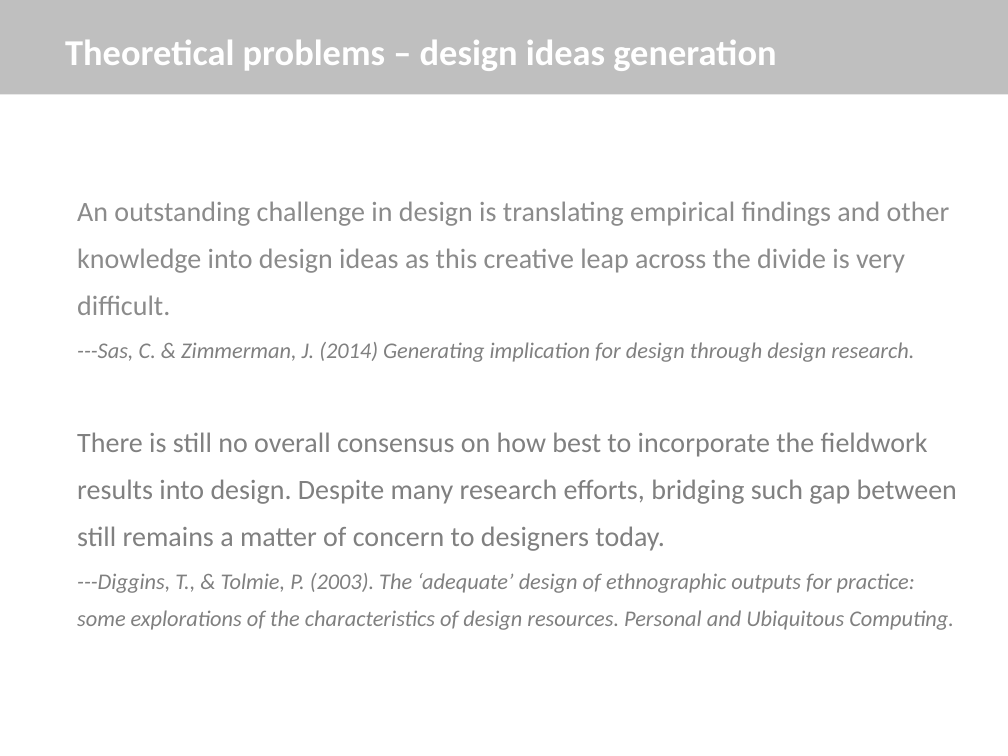
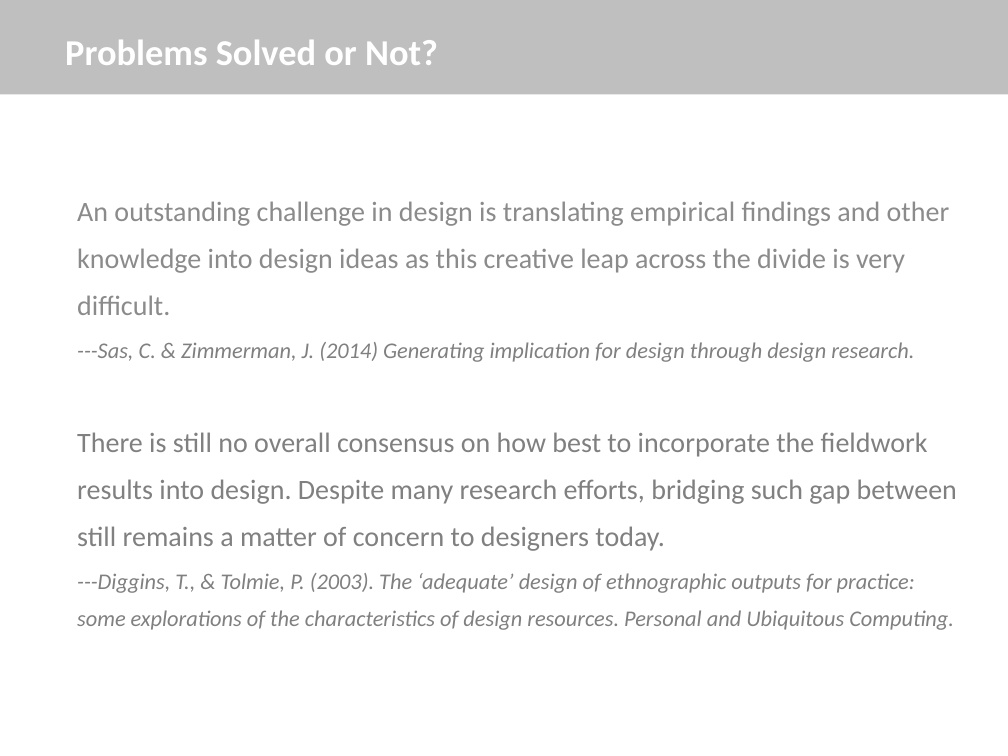
Before and after one commit to sunyingFUBerlin/PPT-for-IFKAD, a slide deck: slide 5 of ResearchProposal.pptx. Drawn at 1008x756 pixels with LibreOffice and Linux fonts; fonts in the diff are those of the drawing. Boxes give left, top, right and bottom in pixels: in the first picture for what was removed or moved away, otherwise in the second. Text is boxed around its words. In the diff, an @@ line names an element or a change of style, - is before the commit and + after.

```diff
--- a/ResearchProposal.pptx
+++ b/ResearchProposal.pptx
@@ title at (65, 40, 438, 65): text changed @@
-Theoretical problems – design ideas generation
+Problems Solved or Not?
```
Also in this commit, not shown: 6 other slides changed, 1 slide removed.
